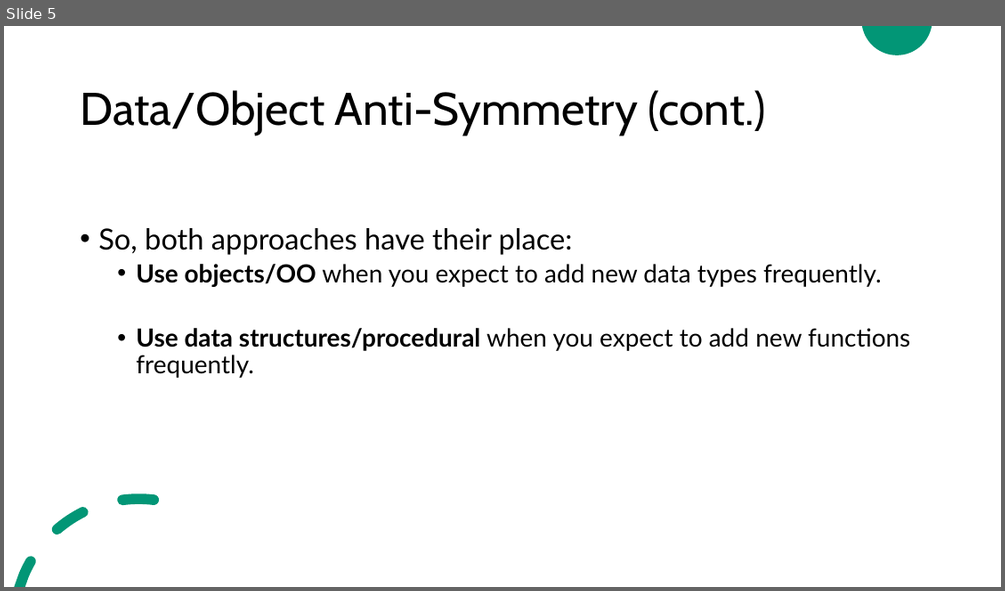
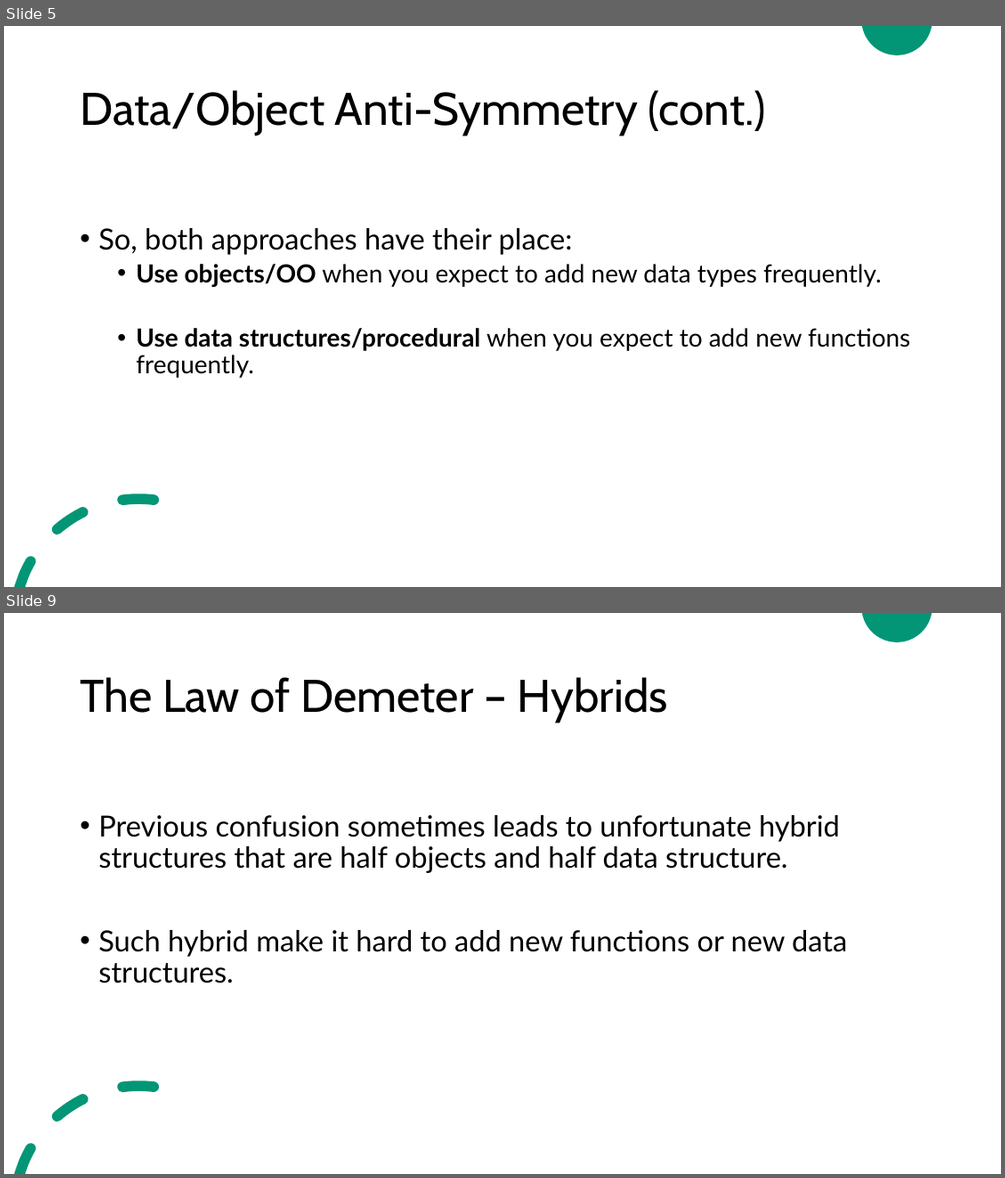
Before and after one commit to ZeinaZayed4/clean-code, a slide deck: Clean Code - Chapter 6.pptx. Shown one above the other, each under a label of ours: slide 5 before the commit, slides 5 and 9 after it; the slides between them are not shown. The pictures are 1005x591 and 1005x1178 pixels, drawn with LibreOffice and Linux fonts; fonts in the diff are those of the drawing. Boxes give left, top, right and bottom in pixels: in the first picture for what was removed or moved away, otherwise in the second. Text is boxed around its words. In the diff, an @@ line names an element or a change of style, - is before the commit and + after.

Commit message:
Update Clean Code - Chapter 6.pptx
Completed reading chapter 6 - objects and data structures

```diff
--- a/Clean Code - Chapter 6.pptx
+++ b/Clean Code - Chapter 6.pptx
@@ slide 9 added at <box>4,613,1001,1174</box>, background #FFFFFF; not listed: 2 template elements that a slide beside it also shows @@
@@ title added at <box>80,677,667,722</box>, 44 pt, text #000000 @@
+The Law of Demeter – Hybrids
@@ text added at <box>98,815,847,983</box>, 28 pt, text #000000 @@
+• Previous confusion sometimes leads to unfortunate hybrid structures that are half objects and half data structure.
+• Such hybrid make it hard to add new functions or new data structures.
```
Also in this commit, not shown: 7 other slides added.
